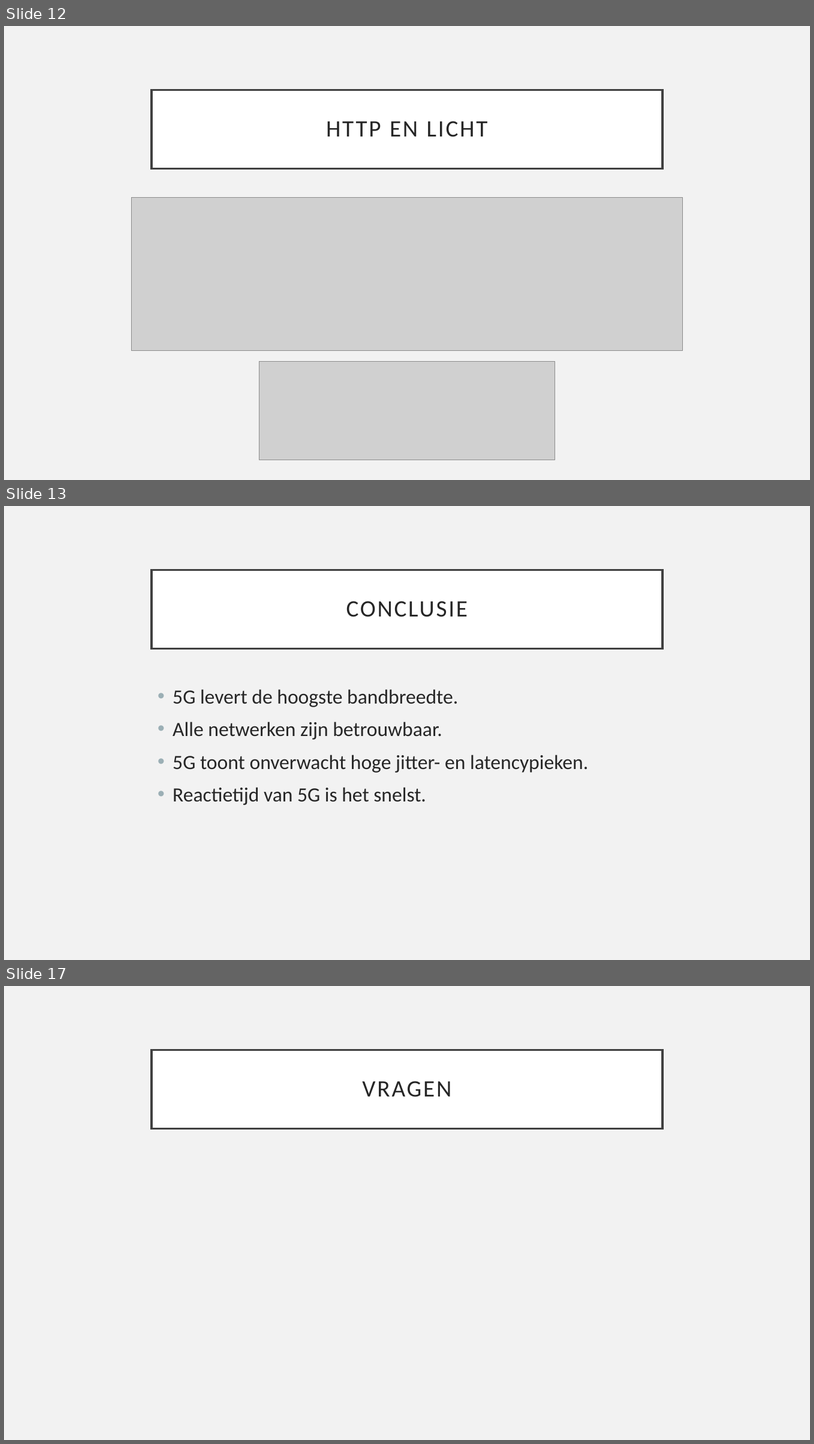
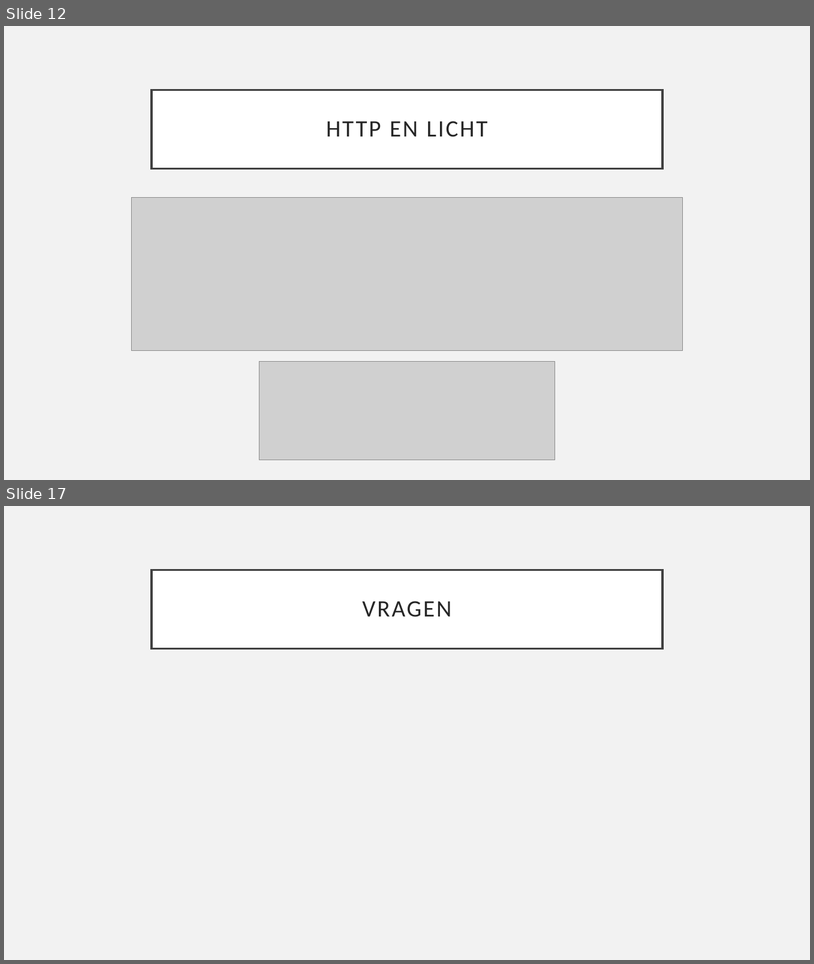
Before and after one commit to JanDeSomviele/Bachelorproef2025, a slide deck: Bachelorproef2025JanDeSomviele.odp. Shown one above the other, each under a label of ours: slides 12, 13 and 17 before the commit, slides 12 and 17 after it; the slides between them are not shown. The pictures are 814x1444 and 814x964 pixels, drawn with LibreOffice and Linux fonts; fonts in the diff are those of the drawing; grey boxes stand for pictures. Boxes give left, top, right and bottom in pixels: in the first picture for what was removed or moved away, otherwise in the second. Text is boxed around its words. In the diff, an @@ line names an element or a change of style, - is before the commit and + after.

```diff
--- a/Bachelorproef2025JanDeSomviele.odp
+++ b/Bachelorproef2025JanDeSomviele.odp
@@ slide 13 removed at box(4, 506, 810, 960), background #F2F2F2 @@
@@ title removed at box(152, 570, 663, 649) @@
-CONCLUSIE
@@ text removed at box(173, 689, 588, 805) @@
-• 5G levert de hoogste bandbreedte.
-• Alle netwerken zijn betrouwbaar.
-• 5G toont onverwacht hoge jitter- en latencypieken.
-• Reactietijd van 5G is het snelst.
```
Also in this commit, not shown: 6 slides changed, 1 slide added, 3 other files.
